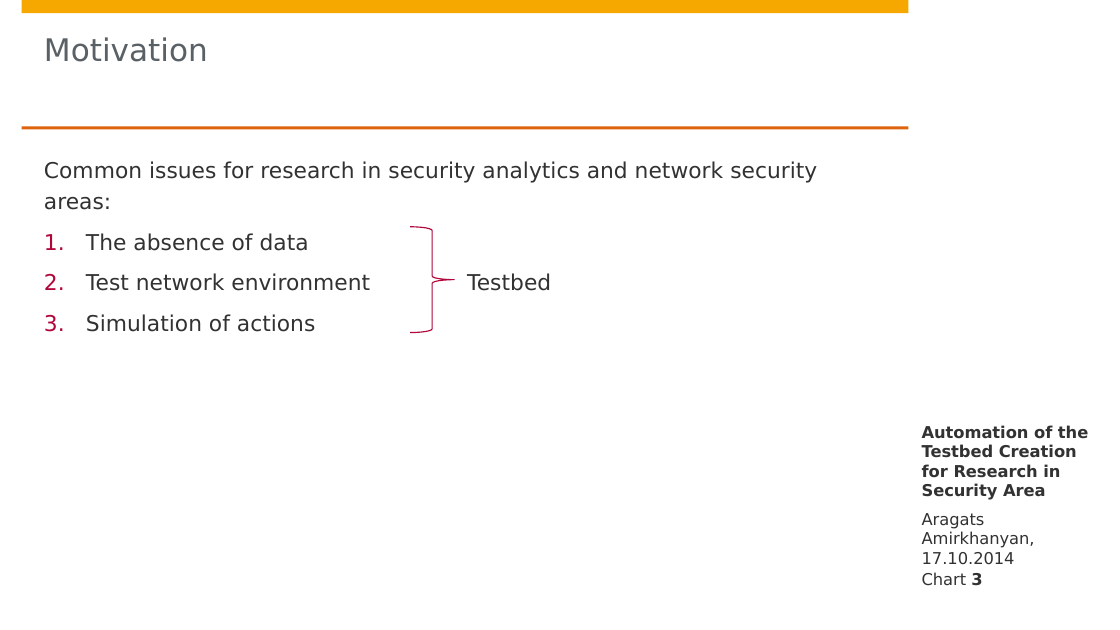
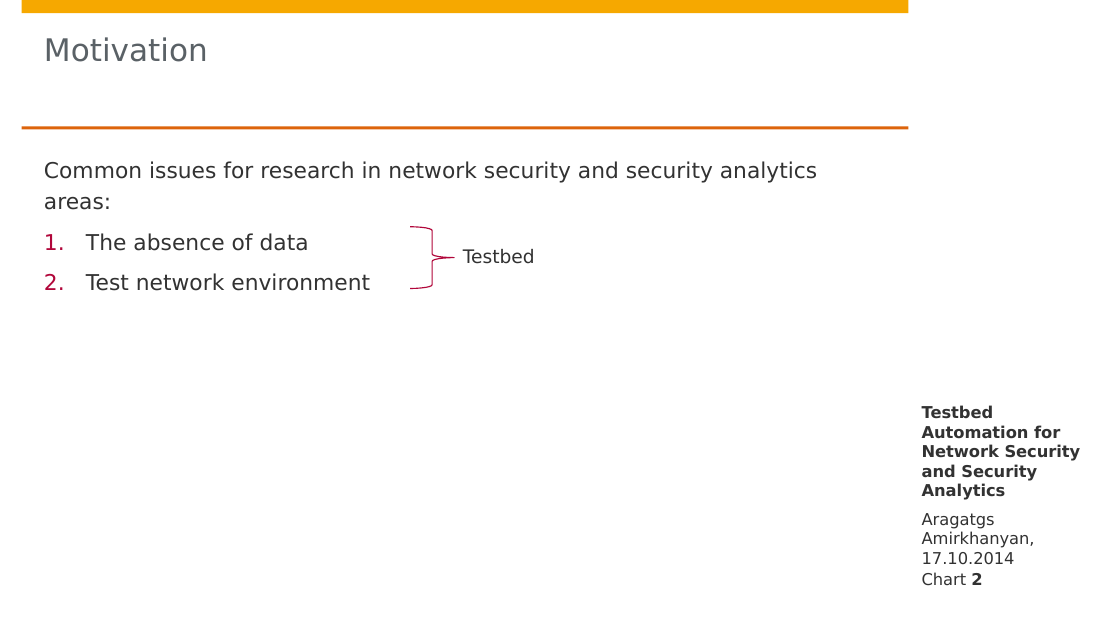
Before and after one commit to aragats/HPI, a slide deck: slide 2 of Research School/Retreat/Fall 2014/retreat draft 4/Aragats_Amirkhanyan_Fall_Retreat_2014.pptx (slide 3 before the commit). Drawn at 1120x630 pixels with LibreOffice and Linux fonts; fonts in the diff are those of the drawing; background and template pictures are left out. Boxes give left, top, right and bottom in pixels: in the first picture for what was removed or moved away, otherwise in the second. Text is boxed around its words. In the diff, an @@ line names an element or a change of style, - is before the commit and + after.

```diff
--- a/Research School/Retreat/Fall 2014/retreat draft 4/Aragats_Amirkhanyan_Fall_Retreat_2014.pptx
+++ b/Research School/Retreat/Fall 2014/retreat draft 4/Aragats_Amirkhanyan_Fall_Retreat_2014.pptx
@@ text at [44, 161, 817, 210]: text changed @@
-Common issues for research in security analytics and network security areas:
+Common issues for research in network security and security analytics areas:
@@ right brace: place and size @@
-right brace at [410, 227, 454, 333]
+right brace at [410, 227, 454, 289]
@@ text added at [463, 249, 535, 264], 12 pt, text #323232 @@
+Testbed
@@ text at [86, 273, 370, 291]: text changed @@
-2. Test network environment Testbed
-3. Simulation of actions
+2. Test network environment
@@ text at [922, 405, 1081, 500]: text changed @@
-Automation of the Testbed Creation for Research in Security Area
+Testbed Automation for Network Security and Security Analytics
@@ text at [922, 513, 1035, 565]: text changed @@
-Aragats Amirkhanyan, 17.10.2014
+Aragatgs Amirkhanyan, 17.10.2014
@@ page number at [922, 572, 982, 586]: text changed @@
-Chart 3
+Chart 2
```
Also in this commit, not shown: 13 other slides changed, 4 slides removed, 3 other files.
